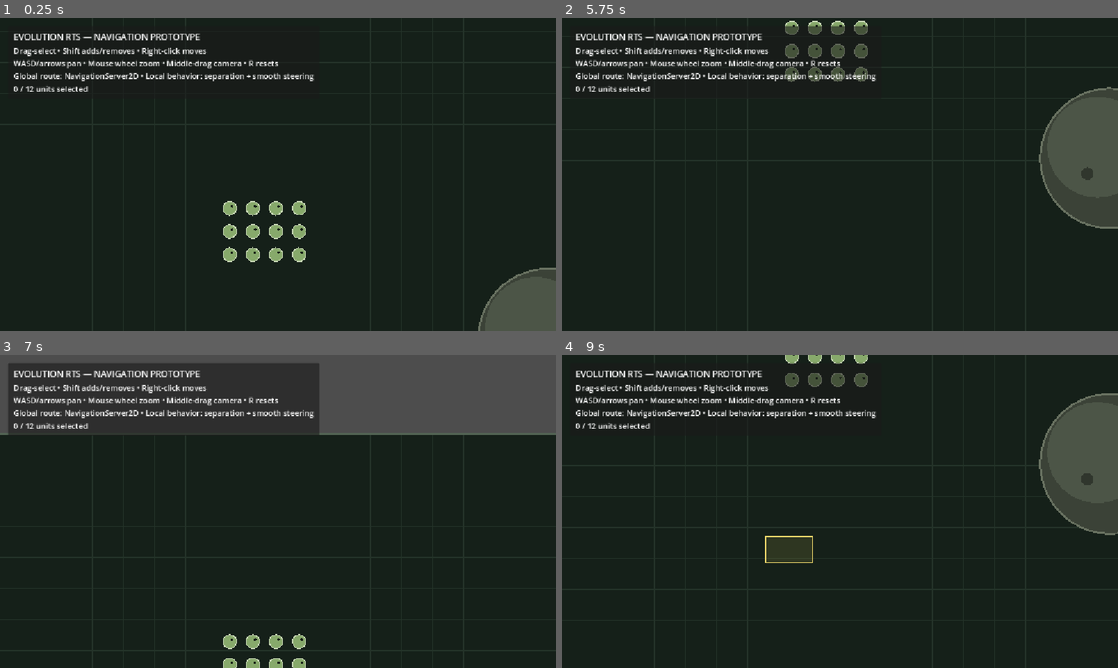
Above: before the commit, frames 1-4 (two rows, left to right).
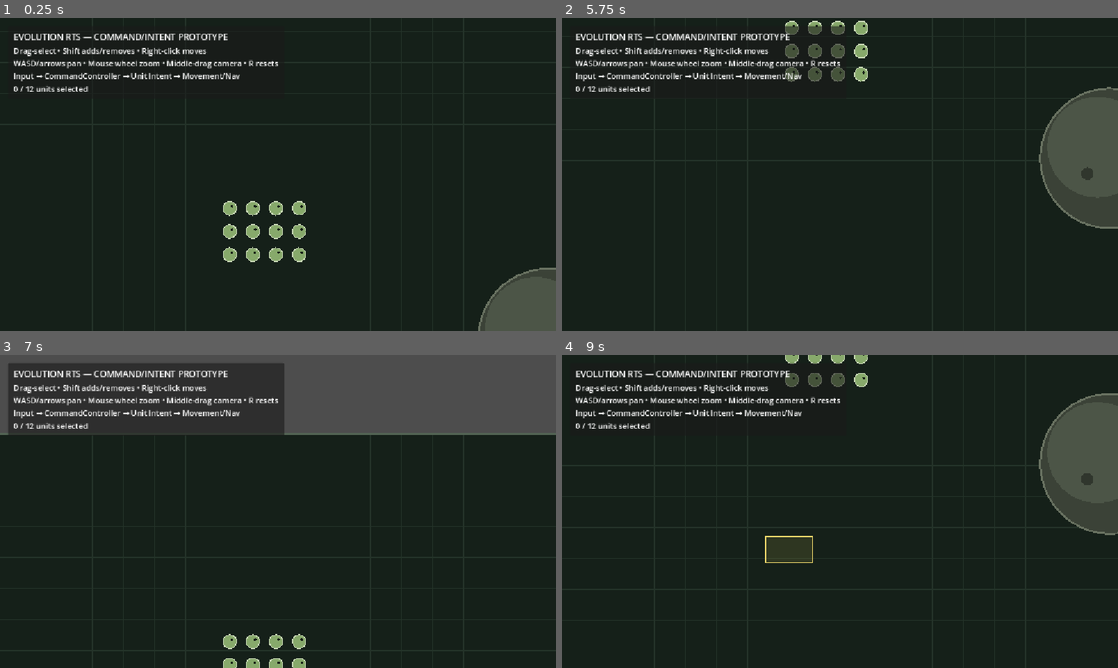
Above: after the commit, the same moments.

Repository: asbarbier/ChildrenOfTime
Game: Godot game, scene res://scenes/main.tscn
Two runs of this game, one before a commit and one after it. Both use one fixed random seed, a clock stepped at 60 frames per second and the inputs below.
Inputs (mouse positions are in pixels of both pictures, inside the frame that each line leads up to):
- Up to frame 1 (0.25 s): no input
- Up to frame 2 (5.75 s): tap Enter at 0.5 s; move the mouse to (962, 158) at 0.52 s; hold D 0.53-1.25 s; tap R every 1.5 s from 0.6 to 5.1 s; click (962, 158) at 0.67 s; drag from (728, 190) to (812, 237) at 1.27 s; move the mouse to (895, 105) at 2.02 s; hold D 2.03-2.75 s; click (895, 105) at 2.17 s; drag from (812, 237) to (673, 127) at 2.77 s; move the mouse to (1006, 221) at 3.52 s; hold A 3.53-4.25 s; click (1006, 221) at 3.67 s; drag from (673, 127) to (756, 96) at 4.27 s; move the mouse to (867, 174) at 5.02 s; hold S from 5.03 s (still down); click (867, 174) at 5.17 s
- Up to frame 3 (7 s): release S at 5.75 s; drag from (194, 433) to (166, 527) at 5.77 s; move the mouse to (400, 495) at 6.52 s; hold W from 6.53 s (still down); tap R at 6.6 s; click (400, 495) at 6.67 s
- Up to frame 4 (9 s): release W at 7.25 s; drag from (728, 527) to (812, 574) at 7.27 s; move the mouse to (895, 442) at 8.02 s; hold S 8.03-8.75 s; tap R at 8.1 s; click (895, 442) at 8.17 s; drag from (812, 574) to (673, 464) at 8.77 s

The runs differ from the first frame. In frame 1, 1.1% of the frame differs, in the area x 2-57%, y 4-21%; in frame 2, 1.3%; in frame 3, 2.4%, in the area x 2-58%, y 2-26%; in frame 4, 1.2%.

Commit message:
Build 6.0: route player orders through command controller

Diff:
--- a/scripts/main.gd
+++ b/scripts/main.gd
@@ -3,6 +3,7 @@
 const RTSUnitScript = preload("res://scripts/unit.gd")
 const RTSObstacleScript = preload("res://scripts/obstacle.gd")
 const RTSNavigationManagerScript = preload("res://scripts/navigation_manager.gd")
+const RTSCommandControllerScript = preload("res://scripts/command_controller.gd")
 
 const MAP_SIZE := Vector2(3200.0, 1800.0)
 const GRID_SIZE := 64.0
@@ -10,7 +11,6 @@
 const MIN_ZOOM := 0.55
 const MAX_ZOOM := 2.0
 const CLICK_DRAG_THRESHOLD := 8.0
-const FORMATION_SPACING := 42.0
 
 @onready var camera: Camera2D = $Camera2D
 
@@ -18,6 +18,7 @@
 var selected_units: Array[RTSUnit] = []
 var obstacles: Array[RTSObstacle] = []
 var navigation_manager: RTSNavigationManager
+var command_controller: RTSCommandController
 
 var dragging_selection := false
 var drag_start_world := Vector2.ZERO
@@ -33,6 +34,7 @@
 func _ready() -> void:
 	_spawn_test_obstacles()
 	_build_navigation()
+	_build_command_controller()
 	_spawn_test_units()
 	_build_ui()
 	queue_redraw()
@@ -138,30 +140,7 @@
 	if selected_units.is_empty():
 		return
 
-	var count := selected_units.size()
-	var columns := int(ceil(sqrt(float(count))))
-	var rows := int(ceil(float(count) / float(columns)))
-	var formation_width := float(columns - 1) * FORMATION_SPACING
-	var formation_height := float(rows - 1) * FORMATION_SPACING
-
-	for i in range(count):
-		var col := i % columns
-		var row := i / columns
-		var offset := Vector2(
-			float(col) * FORMATION_SPACING - formation_width * 0.5,
-			float(row) * FORMATION_SPACING - formation_height * 0.5
-		)
-		var unit := selected_units[i]
-		var requested_target := _clamp_to_map(world_position + offset)
-		var path := navigation_manager.find_navigation_path(unit.global_position, requested_target)
-
-		if path.size() >= 2:
-			unit.set_navigation_path(path)
-		else:
-			# The NavigationServer needs at least one physics sync after startup.
-			# Direct movement is only a startup fallback, not the normal pathing mode.
-			unit.set_move_target(requested_target)
-
+	command_controller.issue_move_order(selected_units, world_position)
 	command_marker_position = world_position
 	command_marker_time = 0.7
 	queue_redraw()
@@ -171,6 +150,12 @@
 	navigation_manager.name = "NavigationManager"
 	add_child(navigation_manager)
 	navigation_manager.build(MAP_SIZE, obstacles)
+
+func _build_command_controller() -> void:
+	command_controller = RTSCommandControllerScript.new() as RTSCommandController
+	command_controller.name = "CommandController"
+	add_child(command_controller)
+	command_controller.configure(navigation_manager, MAP_SIZE)
 
 func _spawn_test_obstacles() -> void:
 	var rock := RTSObstacleScript.new() as RTSObstacle
@@ -202,7 +187,7 @@
 
 	var panel := PanelContainer.new()
 	panel.position = Vector2(16, 16)
-	panel.custom_minimum_size = Vector2(430, 0)
+	panel.custom_minimum_size = Vector2(470, 0)
 	canvas.add_child(panel)
 
 	var margin := MarginContainer.new()
@@ -216,12 +201,12 @@
 	margin.add_child(box)
 
 	var title := Label.new()
-	title.text = "EVOLUTION RTS — NAVIGATION PROTOTYPE"
+	title.text = "EVOLUTION RTS — COMMAND/INTENT PROTOTYPE"
 	title.add_theme_font_size_override("font_size", 18)
 	box.add_child(title)
 
 	var instructions := Label.new()
-	instructions.text = "Drag-select • Shift adds/removes • Right-click moves\nWASD/arrows pan • Mouse wheel zoom • Middle-drag camera • R resets\nGlobal route: NavigationServer2D • Local behavior: separation + smooth steering"
+	instructions.text = "Drag-select • Shift adds/removes • Right-click moves\nWASD/arrows pan • Mouse wheel zoom • Middle-drag camera • R resets\nInput → CommandController → Unit Intent → Movement/Nav"
 	box.add_child(instructions)
 
 	status_label = Label.new()
